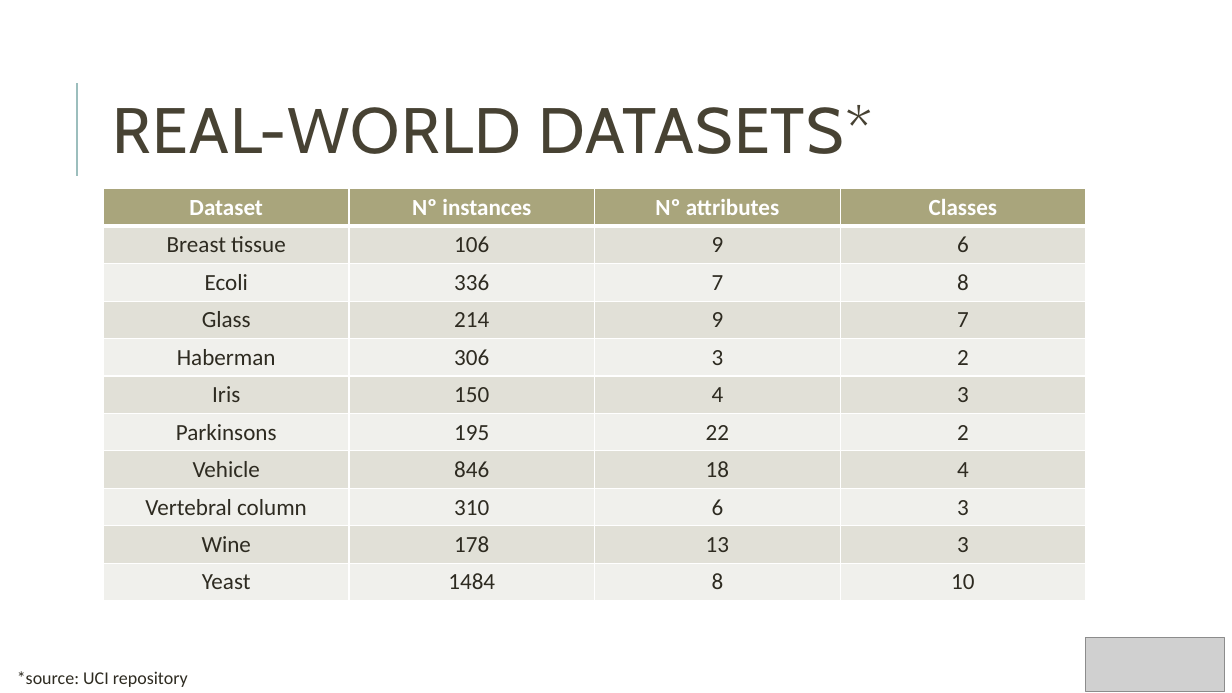
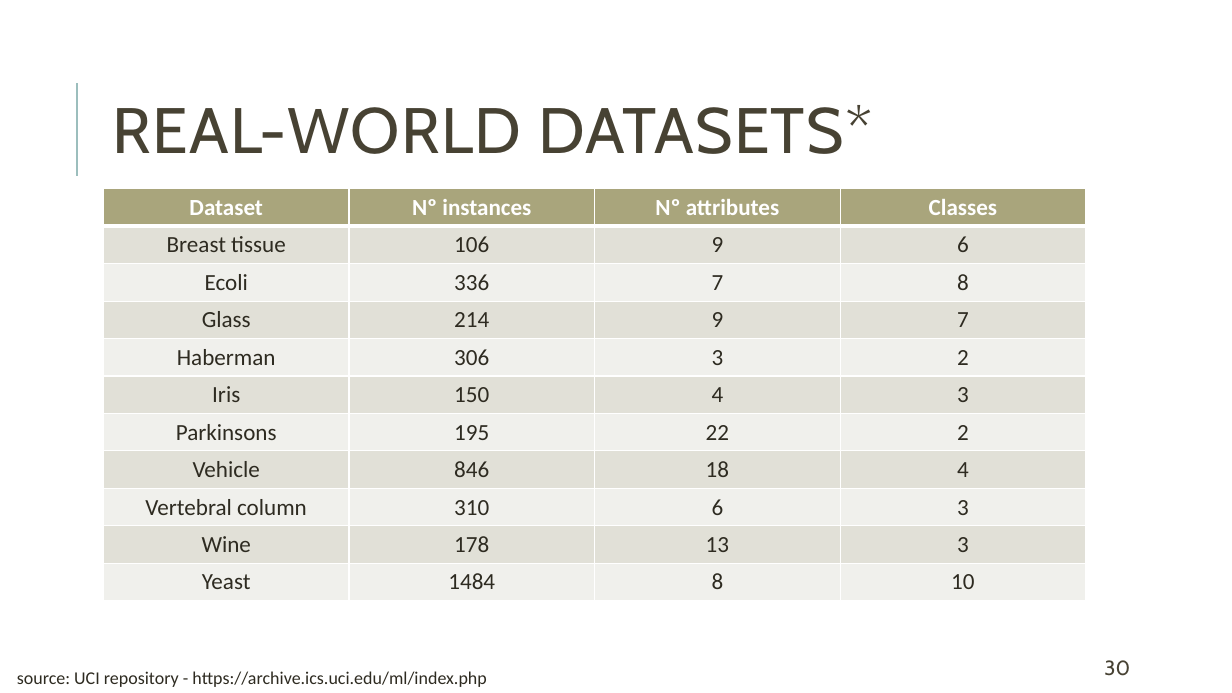
Before and after one commit to Nuno09/MscThesis, a slide deck: slide 30 of Dissertacao/apresentação_tese.pptx (slide 37 before the commit). Drawn at 1232x693 pixels with LibreOffice and Linux fonts; fonts in the diff are those of the drawing; grey boxes stand for pictures. Boxes give left, top, right and bottom in pixels: in the first picture for what was removed or moved away, otherwise in the second. Text is boxed around its words. In the diff, an @@ line names an element or a change of style, - is before the commit and + after.

```diff
--- a/Dissertacao/apresentação_tese.pptx
+++ b/Dissertacao/apresentação_tese.pptx
@@ picture removed at (1086,638,1226,691) @@
@@ text at (17,671,486,687): text changed @@
-*source: UCI repository
+source: UCI repository - https://archive.ics.uci.edu/ml/index.php
@@ page number added at (1104,660,1130,676), 16 pt, text #474233 @@
+30
```
Also in this commit, not shown: 41 other slides changed, 1 slide added, 11 slides removed.
